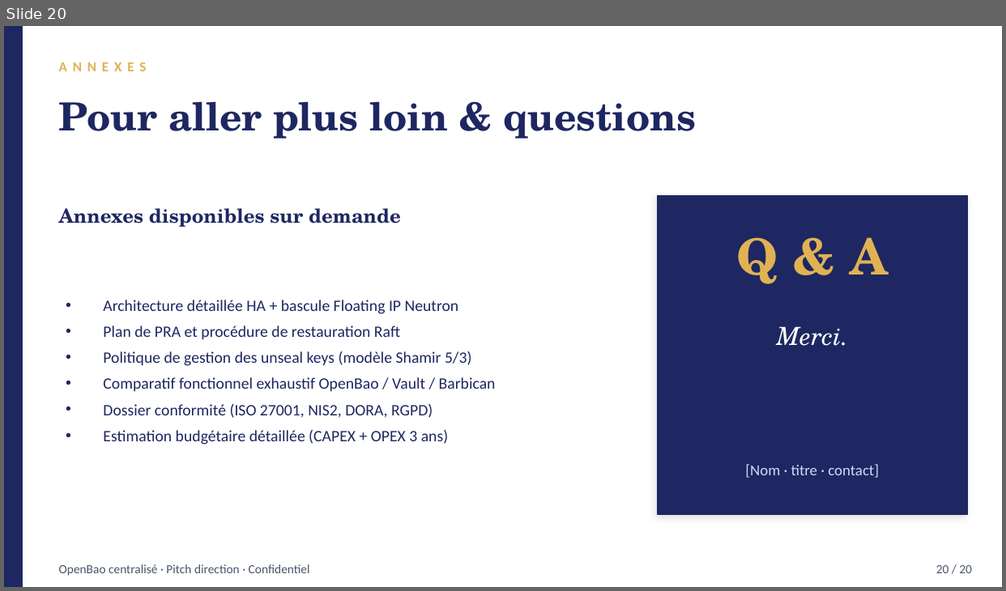
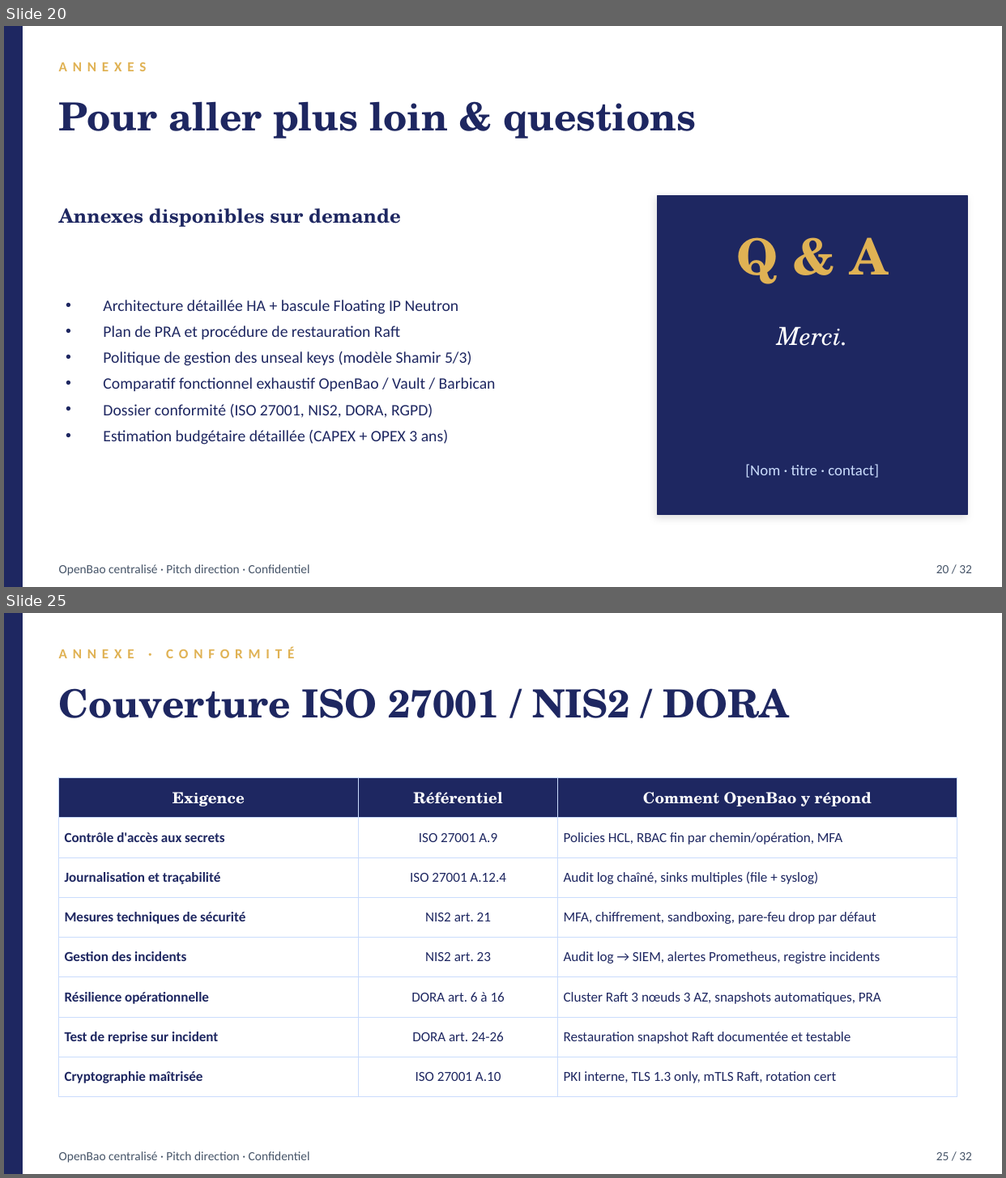
Before and after one commit to massinissa-boutrig/OpenBao, a slide deck: OpenBao-vs-Barbican.pptx. Shown one above the other, each under a label of ours: slide 20 before the commit, slides 20 and 25 after it; the slides between them are not shown. The pictures are 1006x591 and 1006x1178 pixels, drawn with LibreOffice and Linux fonts; fonts in the diff are those of the drawing. Boxes give left, top, right and bottom in pixels: in the first picture for what was removed or moved away, otherwise in the second. Text is boxed around its words. In the diff, an @@ line names an element or a change of style, - is before the commit and + after.

```diff
--- a/OpenBao-vs-Barbican.pptx
+++ b/OpenBao-vs-Barbican.pptx
@@ slide 25 added at (4, 613, 1002, 1174), background #FFFFFF @@
@@ rectangle added at (4, 613, 22, 1174), fill #1E2761, outline #1E2761 1 pt @@
@@ text added at (59, 647, 294, 658), 10 pt, text #E0B254, bold @@
+ANNEXE · CONFORMITÉ
@@ text added at (59, 688, 789, 718), 28 pt, text #1E2761, bold @@
+Couverture ISO 27001 / NIS2 / DORA
@@ table added at (59, 777, 957, 1117), 8 rows, 3 columns @@
+Exigence | Référentiel | Comment OpenBao y répond
+Contrôle d'accès aux secrets | ISO 27001 A.9 | Policies HCL, RBAC fin par chemin/opération, MFA
+Journalisation et traçabilité | ISO 27001 A.12.4 | Audit log chaîné, sinks multiples (file + syslog)
+Mesures techniques de sécurité | NIS2 art. 21 | MFA, chiffrement, sandboxing, pare-feu drop par défaut
+Gestion des incidents | NIS2 art. 23 | Audit log → SIEM, alertes Prometheus, registre incidents
+Résilience opérationnelle | DORA art. 6 à 16 | Cluster Raft 3 nœuds 3 AZ, snapshots automatiques, PRA
+Test de reprise sur incident | DORA art. 24-26 | Restauration snapshot Raft documentée et testable
+Cryptographie maîtrisée | ISO 27001 A.10 | PKI interne, TLS 1.3 only, mTLS Raft, rotation cert
@@ text added at (59, 1152, 310, 1163), 9 pt, text #475569 @@
+OpenBao centralisé · Pitch direction · Confidentiel
@@ text added at (936, 1152, 972, 1161), 9 pt, text #475569 @@
+25 / 32
@@ slide 20 changed as well @@
@@ text at (936, 565, 972, 574): text changed @@
-20 / 20
+20 / 32
```
Also in this commit, not shown: 18 other slides changed, 11 other slides added.
